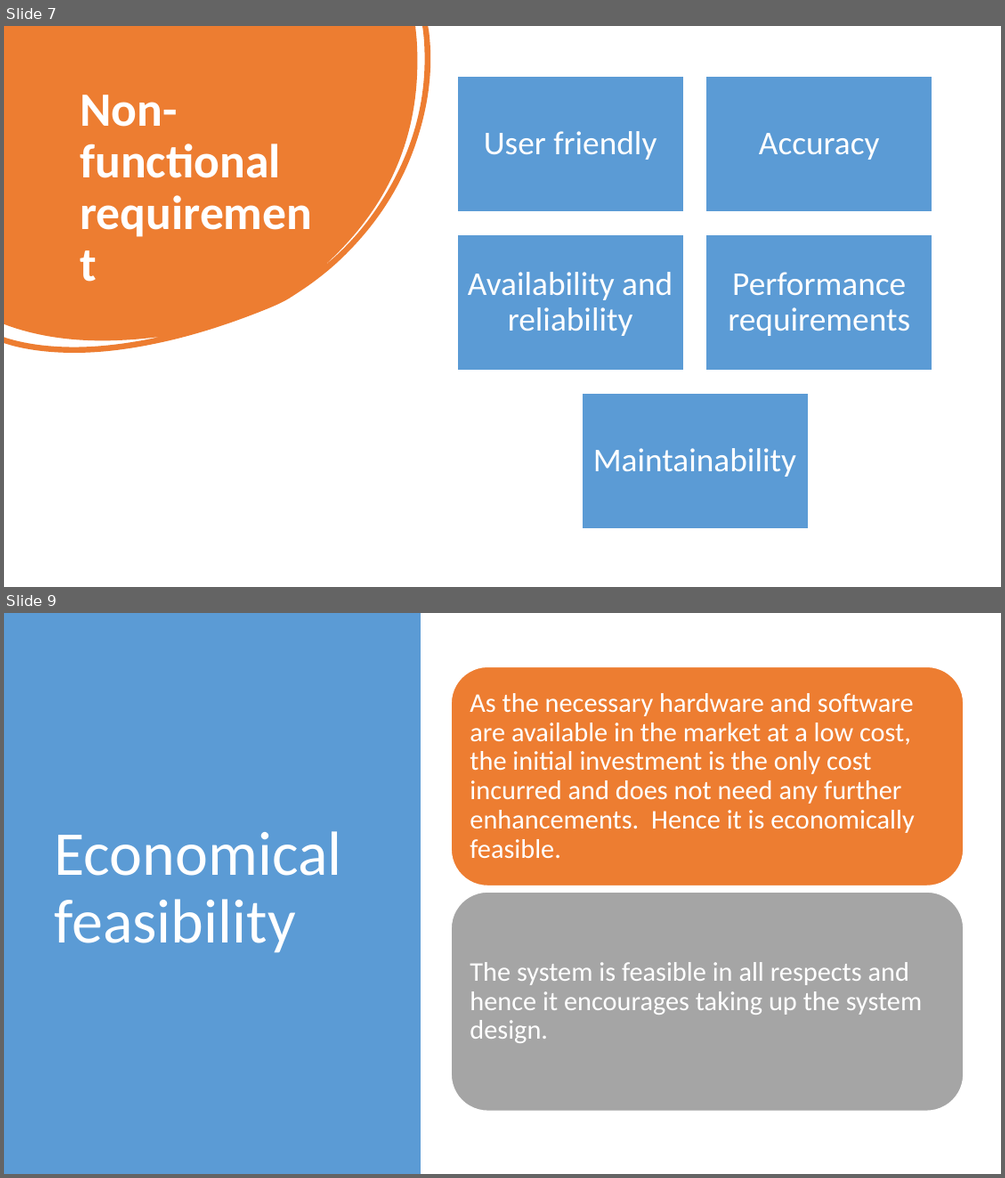
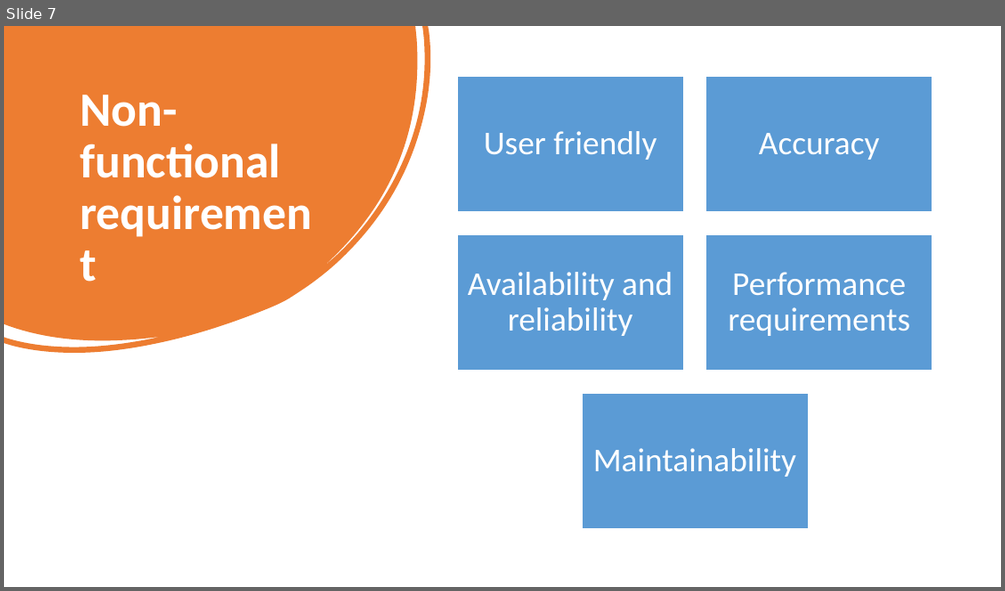
Before and after one commit to shyambaral/flutterapp, a slide deck: BBA.pptx. Shown one above the other, each under a label of ours: slides 7 and 9 before the commit, slide 7 after it; the slides between them are not shown. The pictures are 1005x1178 and 1005x591 pixels, drawn with LibreOffice and Linux fonts; fonts in the diff are those of the drawing. Boxes give left, top, right and bottom in pixels: in the first picture for what was removed or moved away, otherwise in the second. Text is boxed around its words. In the diff, an @@ line names an element or a change of style, - is before the commit and + after.

```diff
--- a/BBA.pptx
+++ b/BBA.pptx
@@ slide 9 removed at [4,613,1001,1174], background #FFFFFF @@
@@ rectangle removed at [4,613,421,1174] @@
@@ title removed at [55,831,342,953] @@
-Economical feasibility
@@ group removed at [451,666,963,1111]: 2 rounded rectangles, 2 texts @@
-As the necessary hardware and software are available in the market at a low cost, the initial investment is the only cost incurred and does not need any further enhancements. Hence it is economically feasible.
-The system is feasible in all respects and hence it encourages taking up the system design.
```
Also in this commit, not shown: 1 slide changed, 1 slide added, 3 other slides removed, 3 other files.
